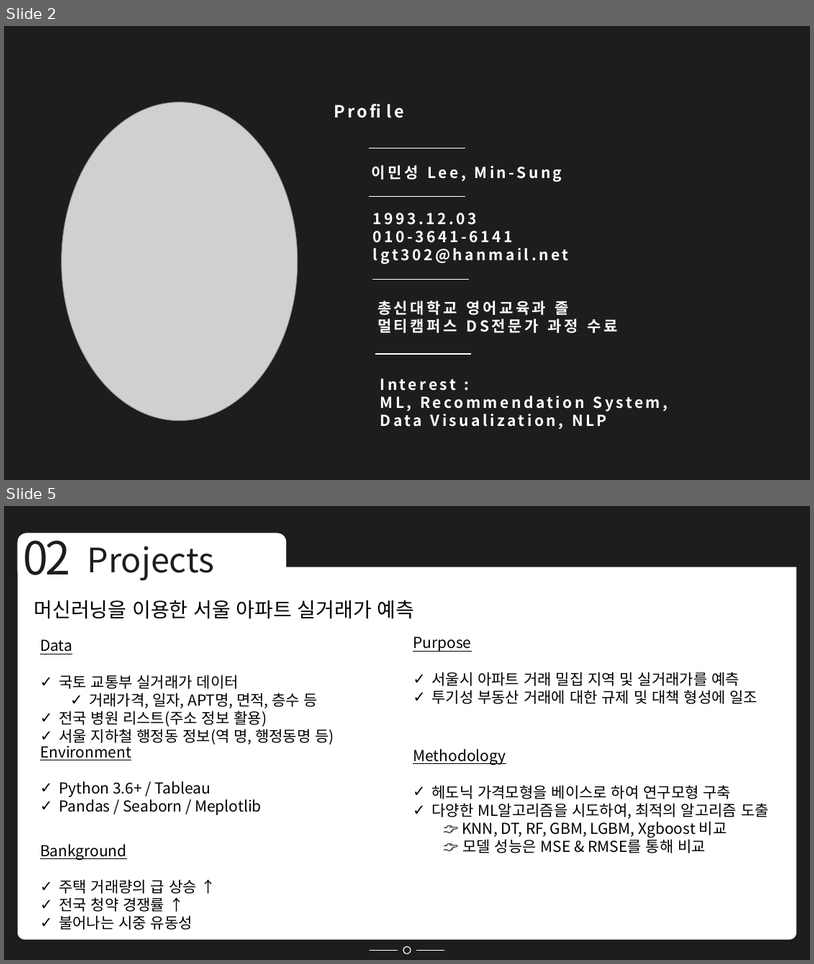
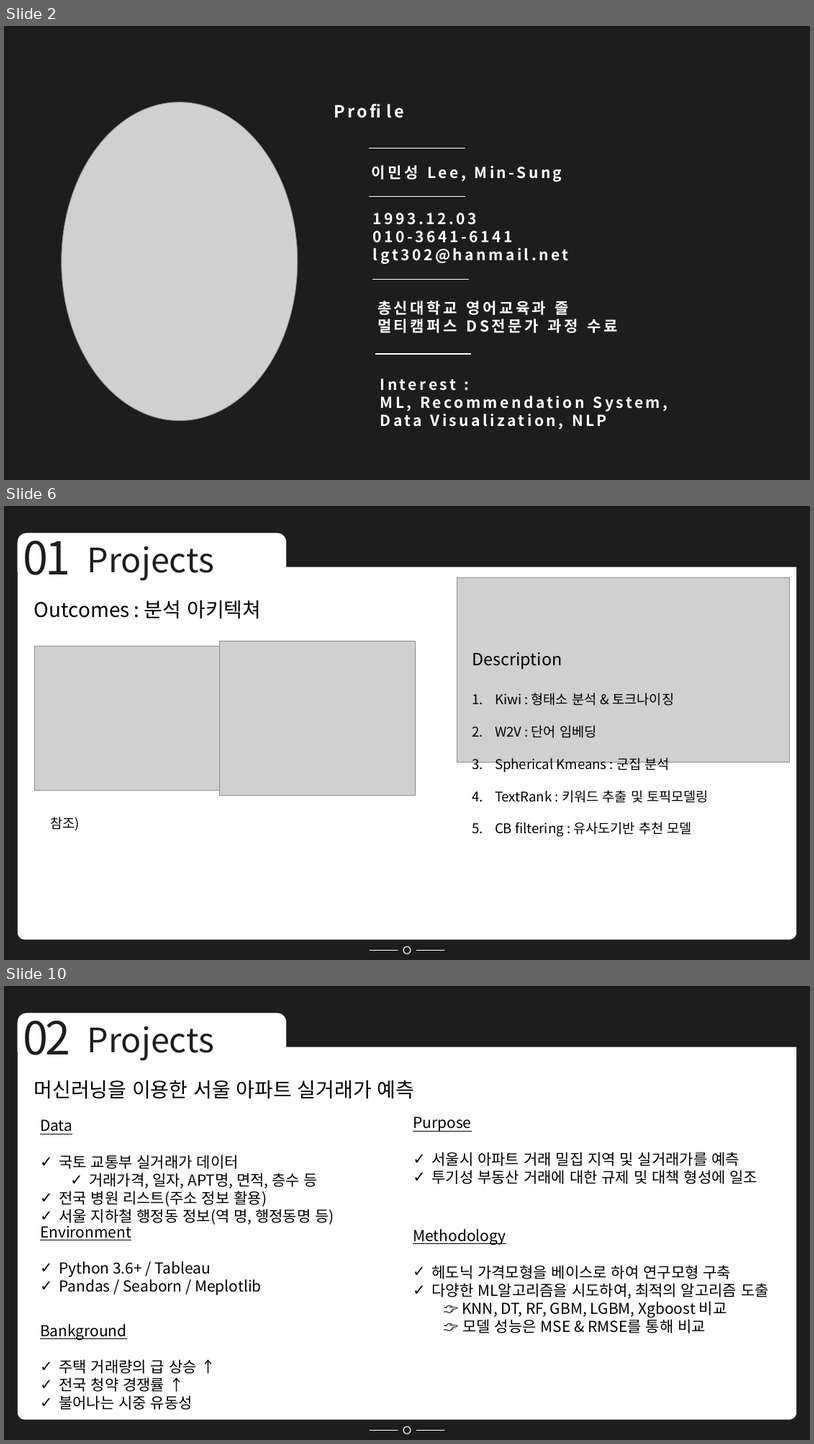
Before and after one commit to Minsung-commit/TIL, a slide deck: 포트폴리오 NEW.pptx. Shown one above the other, each under a label of ours: slides 2 and 5 before the commit, slides 2, 6 and 10 after it; the slides between them are not shown. The pictures are 814x964 and 814x1444 pixels, drawn with LibreOffice and Linux fonts; fonts in the diff are those of the drawing; grey boxes stand for pictures. Boxes give left, top, right and bottom in pixels: in the first picture for what was removed or moved away, otherwise in the second. Text is boxed around its words. In the diff, an @@ line names an element or a change of style, - is before the commit and + after.

```diff
--- a/포트폴리오 NEW.pptx
+++ b/포트폴리오 NEW.pptx
@@ slide 6 added at bbox=[4, 506, 810, 960], background #1D1D1D; not listed: 6 template elements that a slide beside it also shows @@
@@ text added at bbox=[23, 529, 70, 575], 54 pt, text #1D1D1D @@
+01
@@ text added at bbox=[88, 546, 214, 581], 40 pt, text #1D1D1D @@
+Projects
@@ picture added at bbox=[458, 577, 790, 762] @@
@@ text added at bbox=[34, 600, 261, 619], 24 pt, text #000000 @@
+Outcomes : 분석 아키텍쳐
@@ picture added at bbox=[34, 646, 232, 790] @@
@@ picture added at bbox=[219, 641, 415, 795] @@
@@ text added at bbox=[472, 652, 562, 669], 20 pt, text #000000 @@
+Description
@@ text added at bbox=[495, 692, 709, 836], 16 pt, text #000000 @@
+1. Kiwi : 형태소 분석 & 토크나이징
+2. W2V : 단어 임베딩
+3. Spherical Kmeans : 군집 분석
+4. TextRank : 키워드 추출 및 토픽모델링
+5. CB filtering : 유사도기반 추천 모델
@@ text added at bbox=[50, 816, 80, 831], 16 pt, text #000000 @@
+참조)
@@ what was slide 5 is now slide 10 @@
```
Also in this commit, not shown: 3 slides changed, 4 other slides added, 5 slides removed, 4 other files.
